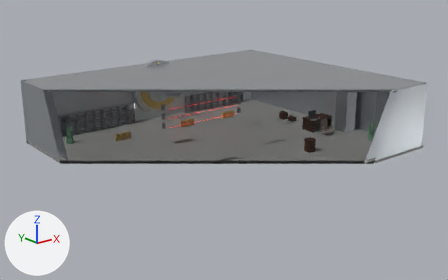
The glTF model apps/web/public/models/interior-vault.glb, before and after one commit.
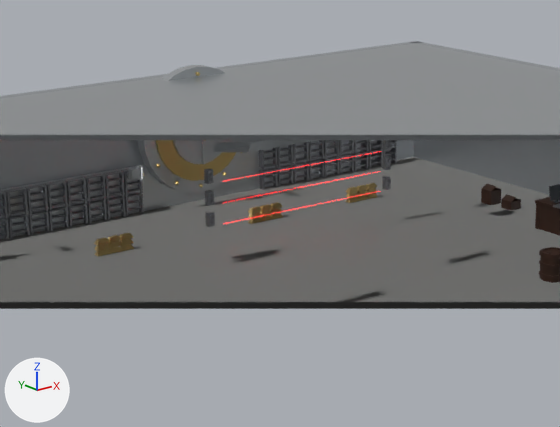
The first picture shows the older version from a camera (50 mm lens) standing at (-17.93, -22.52, 9.26) and looking at (-0.2, -0.36, 0.4). The close-ups show the older and then the newer version on the part from 17% to 70% of the width and 11% to 77% of the height of that picture. Only the edits that show in the close-ups are written down. Every picture has the same lights, and +X, +Y and +Z are marked at lower left. Everything nearer to the camera than a plane just in front of the edit is cut away. Where no turn or scale is listed for an object, it has been applied to the vertices. Vertices at exactly the same position are counted once.

The first close-up shows 'Mesh speakerSmall', 'Mesh speakerSmall.001', 'Mesh speakerSmall.002', 'Mesh speakerSmall.003', 'Mesh speakerSmall.004', 'Mesh speakerSmall.005', 'barrel.001', 'room.vault.floor', 'room.vault.gold', 'room.vault.laser', 'room.vault.metal', 'room.vault.wall' and 63 more.
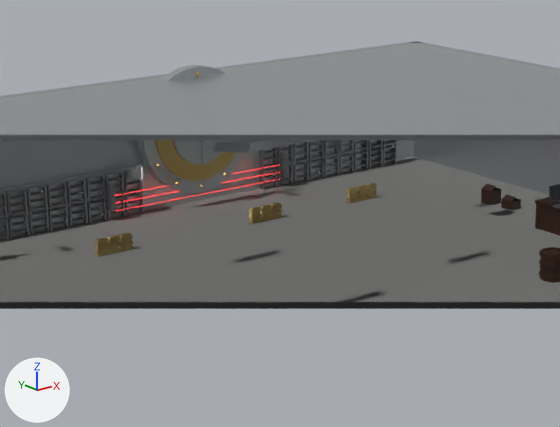
Where the newer file only moved an object's origin or applied its transform, the numbers keep the older frame.

Changed parts and their boxes (x1, y1, x2, y2) in the close-ups (560 x 427 px):
'room.vault.laser', reshaped (36% shorter): before (222, 151, 381, 224); after (114, 165, 279, 211)
'Mesh speakerSmall.004', moved: before (204, 168, 214, 184); after (107, 182, 115, 196)
'Mesh speakerSmall', moved: before (205, 211, 215, 227); after (108, 199, 116, 212)
'Mesh speakerSmall.002', moved: before (205, 190, 214, 206); after (107, 191, 116, 204)
'Mesh speakerSmall.001', moved: before (382, 176, 391, 190); after (280, 166, 288, 178)
'Mesh speakerSmall.003', moved: before (382, 156, 391, 170); after (280, 159, 288, 171)
'Mesh speakerSmall.005', moved: before (383, 140, 391, 150); after (280, 151, 288, 164)
part 1 of me_laser, added: after (116, 179, 279, 211)
part 2 of me_laser, added: after (118, 172, 278, 203)
part 3 of me_laser, added: after (114, 165, 277, 196)
part 4 of me_laser, deleted: before (224, 191, 379, 224)
part 5 of me_laser, deleted: before (223, 171, 381, 203)
part 6 of me_laser, deleted: before (222, 151, 381, 182)

The change in detail:
me_laser is used by ob_room_vault_laser; location (0.1, 1.6, 1.35).
me_laser had 24 vertices, 36 faces and spanned x -2.1..2.1, y 0.0, z -0.45..0.45.
me_laser now has 24 vertices, 36 faces and spans x -2.4..2.2, y 3.95, z -0.99..-0.63.
me_laser part 1: a new loose piece, a box spanning x -2.4..2.2, y 3.9461..3.9539, z -0.9939..-0.986, in mat_laser_001 (red #c42730, glowing red #ff2a35).
me_laser part 2: a new loose piece, a box spanning x -2.4..2.2, y 3.9461..3.9539, z -0.8139..-0.8061, in mat_laser_001 (red #c42730, glowing red #ff2a35).
me_laser part 3: a new loose piece, a box spanning x -2.4..2.2, y 3.9461..3.9539, z -0.634..-0.6261, in mat_laser_001 (red #c42730, glowing red #ff2a35).
me_laser part 4: the loose piece of 8 vertices spanning x -2.1..2.1, y 0.0, z -0.45 is deleted.
me_laser part 5: the loose piece of 8 vertices spanning x -2.1..2.1, y 0.0, z 0.0 is deleted.
me_laser part 6: the loose piece of 8 vertices spanning x -2.1..2.1, y 0.0, z 0.45 is deleted.
Object 'Mesh speakerSmall' (ob_mesh_speakersmall) moves from (-2.28, 1.663, 1.04) to (-2.33, 5.613, 0.5).
Object 'Mesh speakerSmall.001' (ob_mesh_speakersmall_001) moves from (2.42, 1.663, 1.04) to (2.47, 5.613, 0.5).
Object 'Mesh speakerSmall.002' (ob_mesh_speakersmall_002) moves from (-2.28, 1.663, 1.49) to (-2.33, 5.613, 0.68).
Object 'Mesh speakerSmall.003' (ob_mesh_speakersmall_003) moves from (2.42, 1.663, 1.49) to (2.47, 5.613, 0.68).
Object 'Mesh speakerSmall.004' (ob_mesh_speakersmall_004) moves from (-2.28, 1.663, 1.94) to (-2.33, 5.613, 0.86).
Object 'Mesh speakerSmall.005' (ob_mesh_speakersmall_005) moves from (2.42, 1.663, 1.94) to (2.47, 5.613, 0.86).
